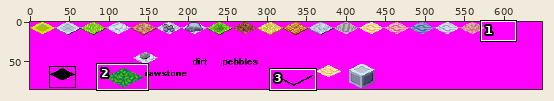
Sprite sheet -- floors.png. Above, an overview of the earlier version with the close-up marked.
Close-up. As it was:
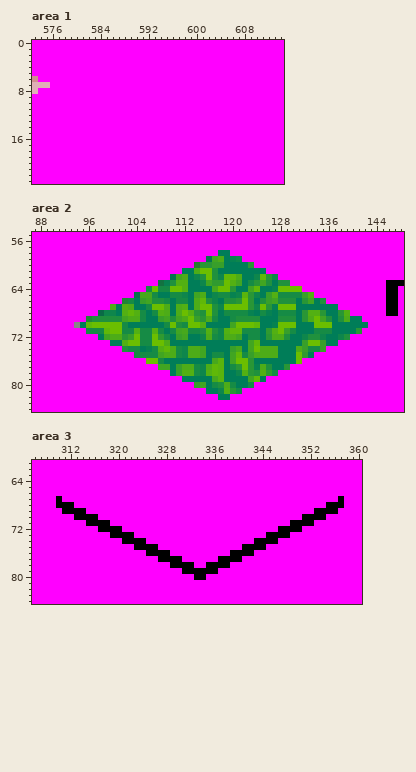
The file is 648x85 pixels. Colours within 5 levels of each other are drawn and written as one. Shown: area 1: x 573..614, y 0..23; area 2: x 87..148, y 55..84; area 3: x 306..360, y 61..84.
Now the later version:
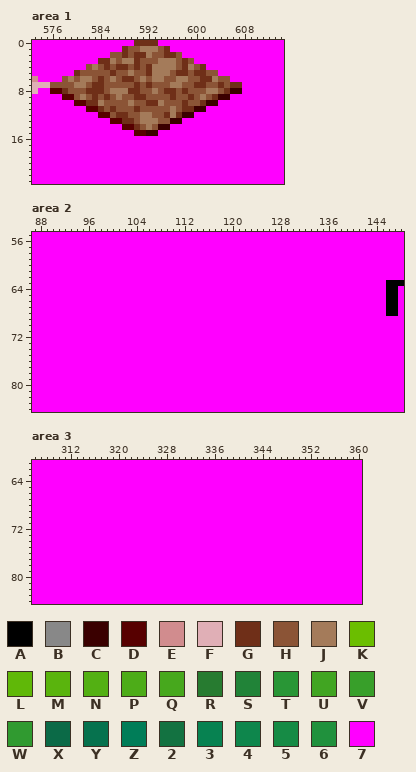
Palette (. is transparent): A #000000  B #888888  C #3a0000  D #570000  E #d18c8e  F #e0afb6  G #6f2f18  H #8b5436  J #a47b5a  K #6bbe00  L #60b808  M #5ab40d  N #53b013  P #4dac18  Q #47a81d  R #277b30  S #218338  T #299636  U #41a522  V #389f2a  W #309a30  X #0b6a47  Y #06724e  Z #007d58  2 #137241  3 #078251  4 #0e864c  5 #168b45  6 #20913d  7 #ff00ff
Changes in this commit:
Changed rows in their new state; - is an unchanged pixel.
Area 1:
first column x 576:
 0 --------------GGGG--------------
 1 ------------GHHJJJHG------------
 2 ----------HHGHGGJHHGGH----------
 3 --------GGJHJJGHHHJJJHGH--------
 4 ------HJHGHGGHGHGJJJJHGJHG------
 5 ----GHHHHHGHHJHHGJJJHGGHGGHH----
 6 --HJHJJHGHJHGGHJHJJHHJJHHGGJHH--
 7 HHHHJJHGGHHHHHGHGHHHJJHHGGHHGHGG
 8 DDGHHHGGGHJJJGGHHJHGGHGHHHJJHGCC
 9 --DDHJHGHGHJHHGGHHHHGHHGHJHGCC--
10 ----DDGGJHHHHJHHGGJHHHGHHGCC----
11 ------DDGHGHHHGHHHHHJHGGCC------
12 --------DDHGGHHJJHHGJGCC--------
13 ----------DDGGHJJJHHCC----------
14 ------------DDGHJHCC------------
15 --------------DDCC--------------
Area 2:
first column x 94:
58 ------------------------77-----------------------
59 ----------------------777777---------------------
60 --------------------7777777777-------------------
61 ------------------77777777777777-----------------
62 ----------------777777777777777777---------------
63 --------------7777777777777777777777-------------
64 ------------77777777777777777777777777-----------
65 ----------777777777777777777777777777777---------
66 --------7777777777777777777777777777777777-------
67 ------77777777777777777777777777777777777777-----
68 ----777777777777777777777777777777777777777777---
69 --7777777777777777777777777777777777777777777777-
70 7777777777777777777777777777777777777777777777777
71 --7777777777777777777777777777777777777777777777-
72 ----777777777777777777777777777777777777777777---
73 ------77777777777777777777777777777777777777-----
74 --------7777777777777777777777777777777777-------
75 ----------777777777777777777777777777777---------
76 ------------77777777777777777777777777-----------
77 --------------7777777777777777777777-------------
78 ----------------777777777777777777---------------
79 ------------------77777777777777-----------------
80 --------------------7777777777-------------------
81 ----------------------777777---------------------
82 ------------------------77-----------------------
Area 3:
first column x 310:
67 7----------------------------------------------7
68 777------------------------------------------777
69 -7777--------------------------------------7777-
70 ---7777----------------------------------7777---
71 -----7777------------------------------7777-----
72 -------7777--------------------------7777-------
73 ---------7777----------------------7777---------
74 -----------7777------------------7777-----------
75 -------------7777--------------7777-------------
76 ---------------7777----------7777---------------
77 -----------------7777------7777-----------------
78 -------------------7777--7777-------------------
79 ---------------------777777---------------------
80 -----------------------77-----------------------
Changed places in both close-ups, as pixel boxes (x1, y1, x2, y2):
changed: (50, 40, 242, 136)
changed: (74, 250, 368, 400)
changed: (56, 496, 344, 580)
